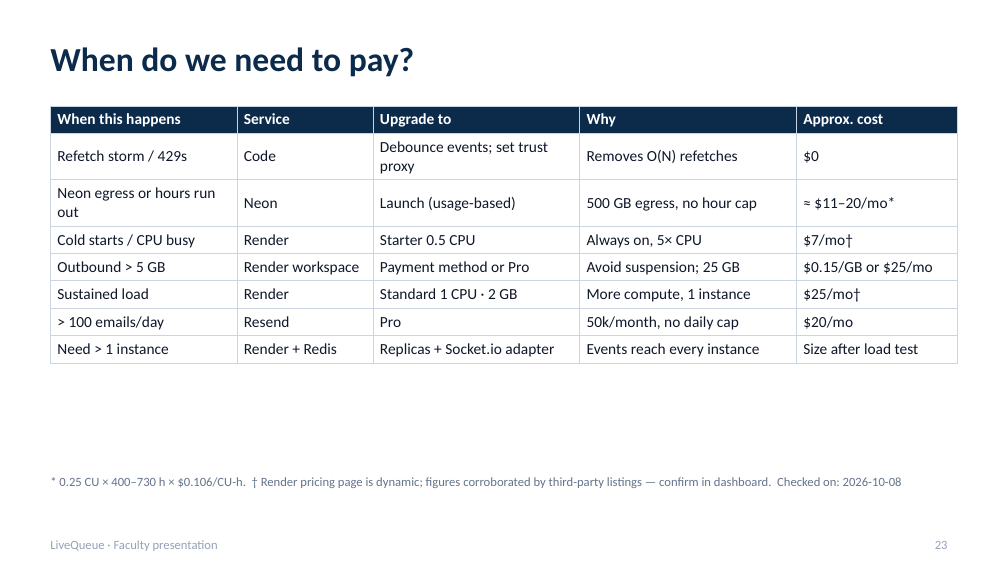
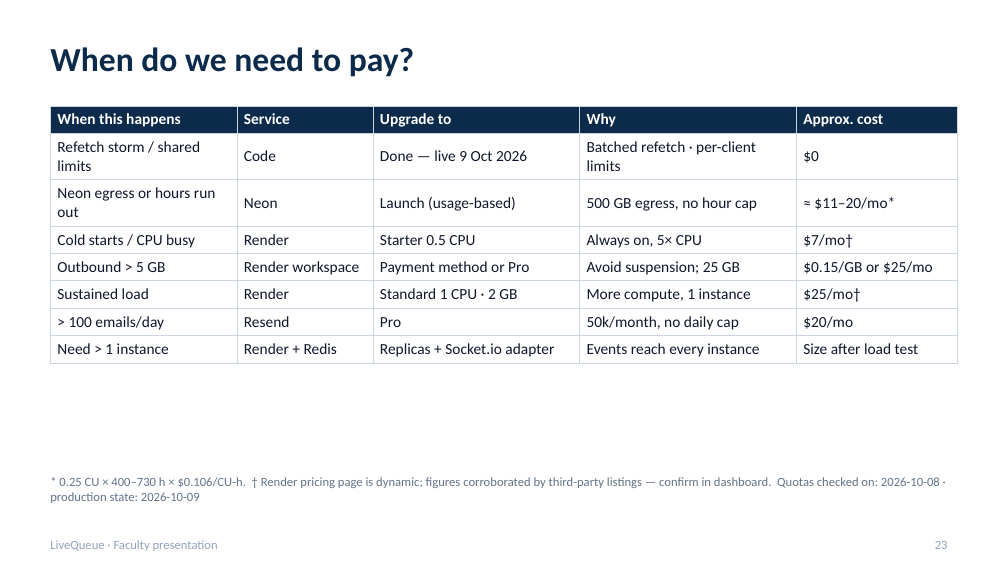
Before and after one commit to TMAn1An/LiveQueueApp, a slide deck: slide 23 of docs/presentation/LiveQueue_Production_Presentation.pptx. Drawn at 1008x567 pixels with LibreOffice and Linux fonts; fonts in the diff are those of the drawing. Boxes give left, top, right and bottom in pixels: in the first picture for what was removed or moved away, otherwise in the second. Text is boxed around its words. In the diff, an @@ line names an element or a change of style, - is before the commit and + after.

```diff
--- a/docs/presentation/LiveQueue_Production_Presentation.pptx
+++ b/docs/presentation/LiveQueue_Production_Presentation.pptx
@@ table at bbox=[50, 106, 958, 361] @@
-row 2: Refetch storm / 429s | Code | Debounce events; set trust proxy | Removes O(N) refetches | $0
+row 2: Refetch storm / shared limits | Code | Done — live 9 Oct 2026 | Batched refetch · per-client limits | $0
@@ text at bbox=[50, 477, 940, 503]: text changed @@
-* 0.25 CU × 400–730 h × $0.106/CU-h. † Render pricing page is dynamic; figures corroborated by third-party listings — confirm in dashboard. Checked on: 2026-10-08
+* 0.25 CU × 400–730 h × $0.106/CU-h. † Render pricing page is dynamic; figures corroborated by third-party listings — confirm in dashboard. Quotas checked on: 2026-10-08 · production state: 2026-10-09
```
Also in this commit, not shown: 12 other slides changed, 6 other files.
